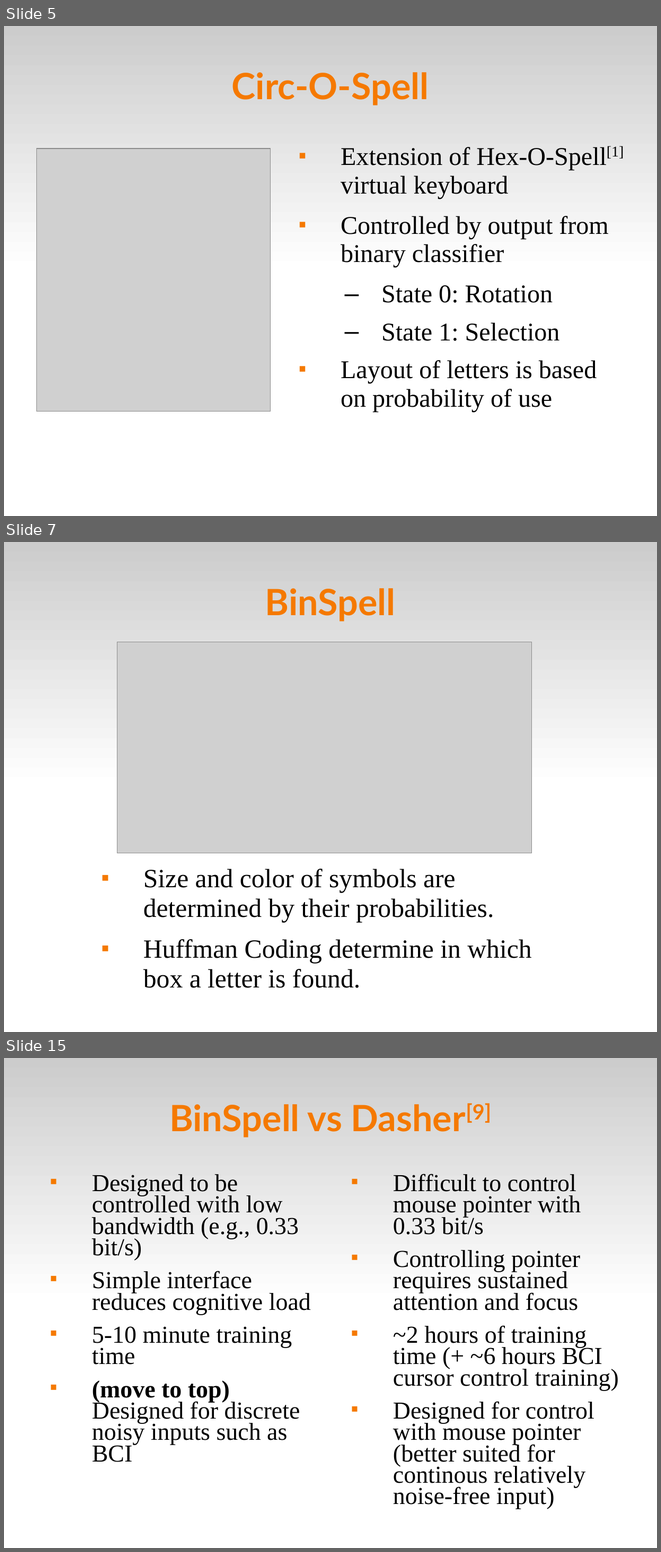
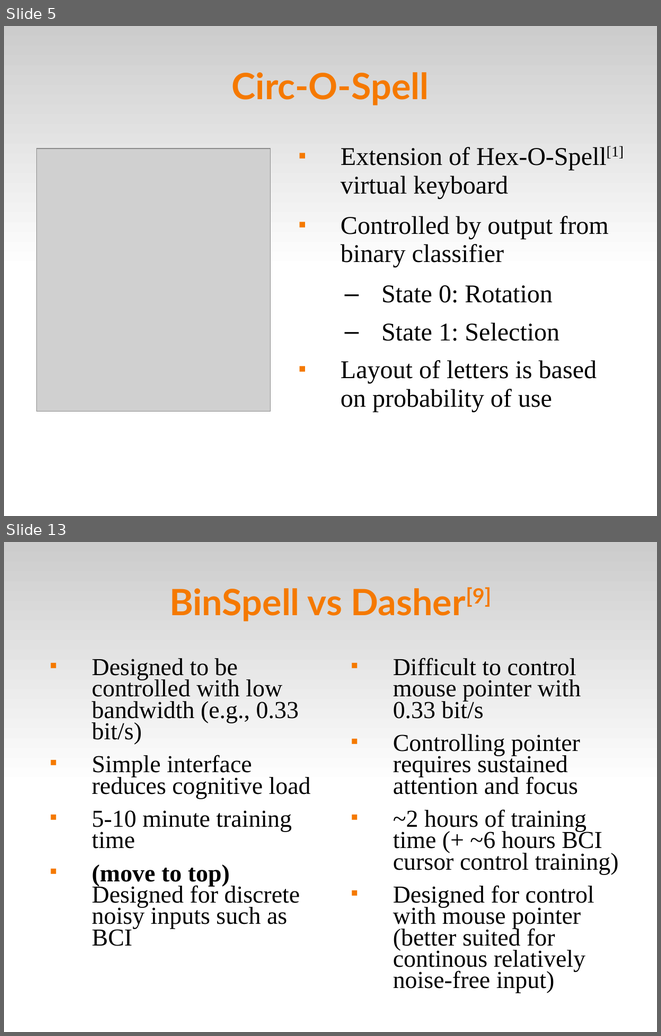
Before and after one commit to abdullah38rcc/BCI-Virtual-Keyboard, a slide deck: master's/docs/virtKey.ppt. Shown one above the other, each under a label of ours: slides 5, 7 and 15 before the commit, slides 5 and 13 after it; the slides between them are not shown. The pictures are 661x1552 and 661x1036 pixels, drawn with LibreOffice and Linux fonts; fonts in the diff are those of the drawing; grey boxes stand for pictures. Boxes give left, top, right and bottom in pixels: in the first picture for what was removed or moved away, otherwise in the second. Text is boxed around its words. In the diff, an @@ line names an element or a change of style, - is before the commit and + after.

```diff
--- a/master's/docs/virtKey.ppt
+++ b/master's/docs/virtKey.ppt
@@ slide 7 removed at <box>4,542,657,1032</box>, background #FFFFFF; not listed: 1 template element that a slide beside it also shows @@
@@ title removed at <box>265,588,396,622</box> @@
-BinSpell
@@ picture removed at <box>117,642,532,853</box> @@
@@ text removed at <box>143,868,531,988</box> @@
-■ Size and color of symbols are determined by their probabilities.
-■ Huffman Coding determine in which box a letter is found.
@@ what was slide 15 is now slide 13 @@
```
Also in this commit, not shown: 10 slides changed, 3 slides added, 4 other slides removed.
